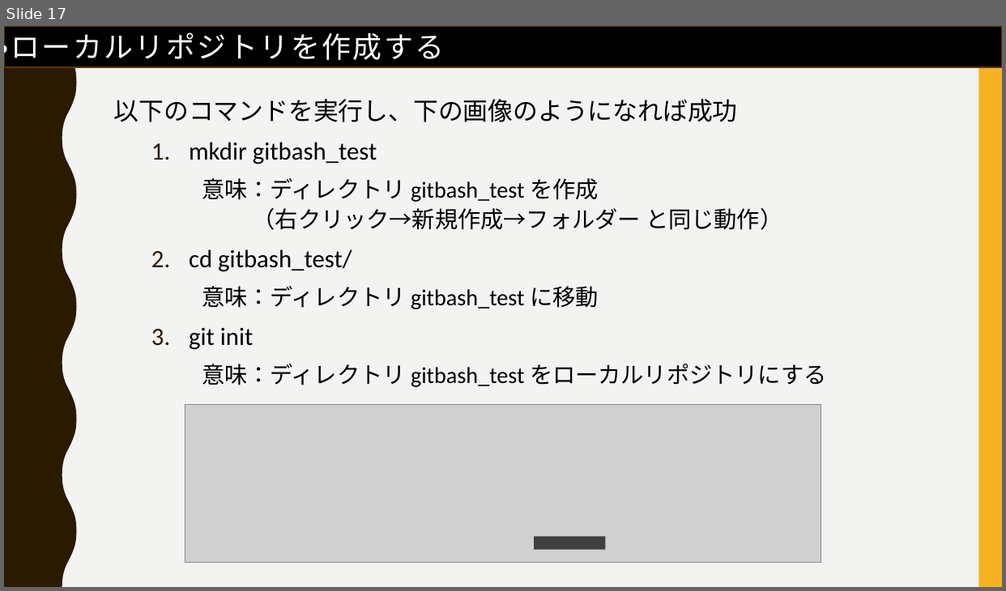
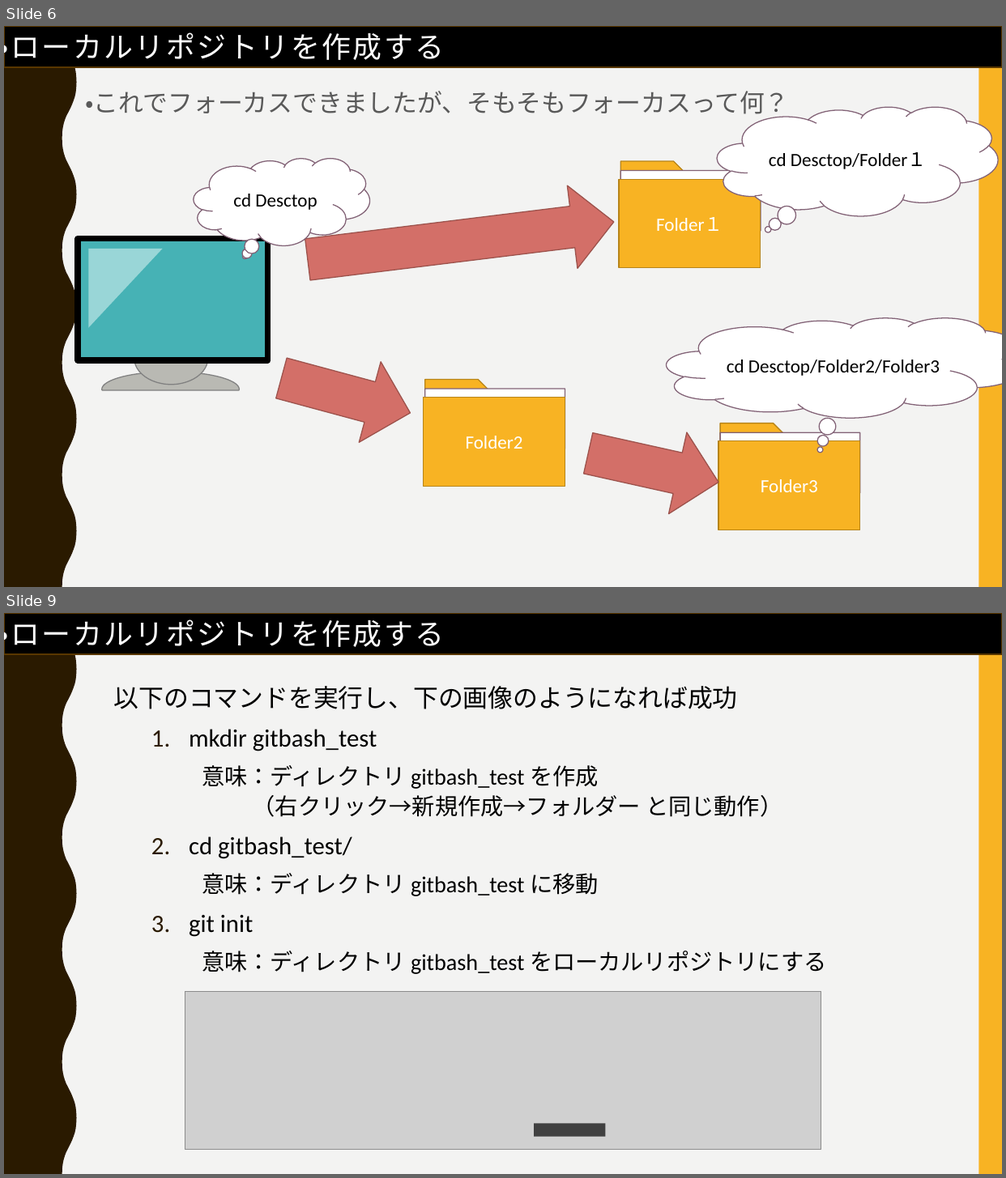
Before and after one commit to FIY24554/git_test, a slide deck: gitについて_松家.pptx. Shown one above the other, each under a label of ours: slide 17 before the commit, slides 6 and 9 after it; the slides between them are not shown. The pictures are 1006x591 and 1006x1178 pixels, drawn with LibreOffice and Linux fonts; fonts in the diff are those of the drawing; grey boxes stand for pictures. Boxes give left, top, right and bottom in pixels: in the first picture for what was removed or moved away, otherwise in the second. Text is boxed around its words. In the diff, an @@ line names an element or a change of style, - is before the commit and + after.

```diff
--- a/gitについて_松家.pptx
+++ b/gitについて_松家.pptx
@@ slide 6 added at [4,26,1002,587], background #F3F3F2; not listed: 2 template elements that a slide beside it also shows @@
@@ rectangle added at [4,26,1002,67], fill #000000, outline #593700 1 pt @@
@@ text added at [4,28,444,66], 28 pt, text #FFFFFF @@
+・ローカルリポジトリを作成する
@@ text added at [86,91,790,119], 24 pt, text #595959 @@
+・これでフォーカスできましたが、そもそもフォーカスって何？
@@ thought cloud added at [718,107,998,216], fill #FFFFFF, outline #826276 1 pt, 18 pt, text #000000 @@
+cd Desctop/Folder１
@@ thought cloud added at [194,159,369,246], fill #FFFFFF, outline #826276 1 pt, 18 pt, text #000000 @@
+cd Desctop
@@ pentagon arrow added at [621,161,697,207], fill #F8B323, outline #B7841A 1 pt @@
@@ folded corner added at [621,170,761,242], fill #FFFFFF, outline #826276 1 pt @@
@@ right arrow added at [303,181,619,301], fill #D36F68, outline #9C524D 1 pt @@
@@ rectangle added at [620,179,761,268], fill #F8B323, outline #B7841A 1 pt, 18 pt, text #FFFFFF @@
+Folder１
@@ group added at [78,238,268,390]: 1 freeform shape, 1 ellipse, 1 rectangle, 1 right triangle @@
@@ right arrow added at [270,338,420,454], fill #D36F68, outline #9C524D 1 pt @@
@@ thought cloud added at [667,318,1002,418], fill #FFFFFF, outline #826276 1 pt, 18 pt, text #000000 @@
+cd Desctop/Folder2/Folder3
@@ pentagon arrow added at [425,379,501,425], fill #F8B323, outline #B7841A 1 pt @@
@@ folded corner added at [425,389,565,461], fill #FFFFFF, outline #826276 1 pt @@
@@ rectangle added at [424,397,565,486], fill #F8B323, outline #B7841A 1 pt, 18 pt, text #FFFFFF @@
+Folder2
@@ right arrow added at [579,413,727,524], fill #D36F68, outline #9C524D 1 pt @@
@@ pentagon arrow added at [720,424,796,468], fill #F8B323, outline #B7841A 1 pt @@
@@ folded corner added at [720,433,860,506], fill #FFFFFF, outline #826276 1 pt @@
@@ rectangle added at [719,442,860,531], fill #F8B323, outline #B7841A 1 pt, 18 pt, text #FFFFFF @@
+Folder3
@@ what was slide 17 is now slide 9 @@
```
Also in this commit, not shown: 4 slides changed, 7 other slides added, 13 slides removed.
